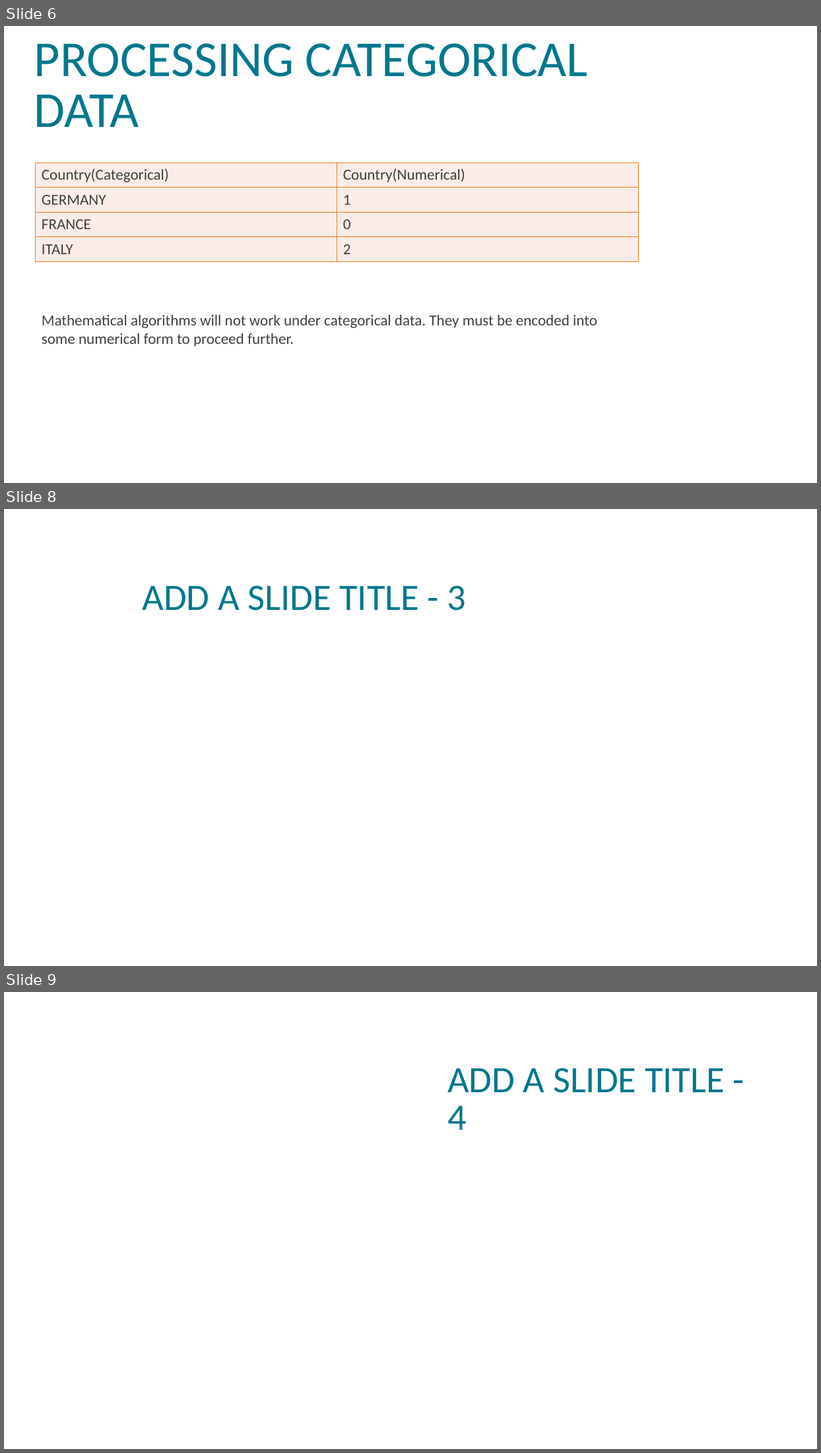
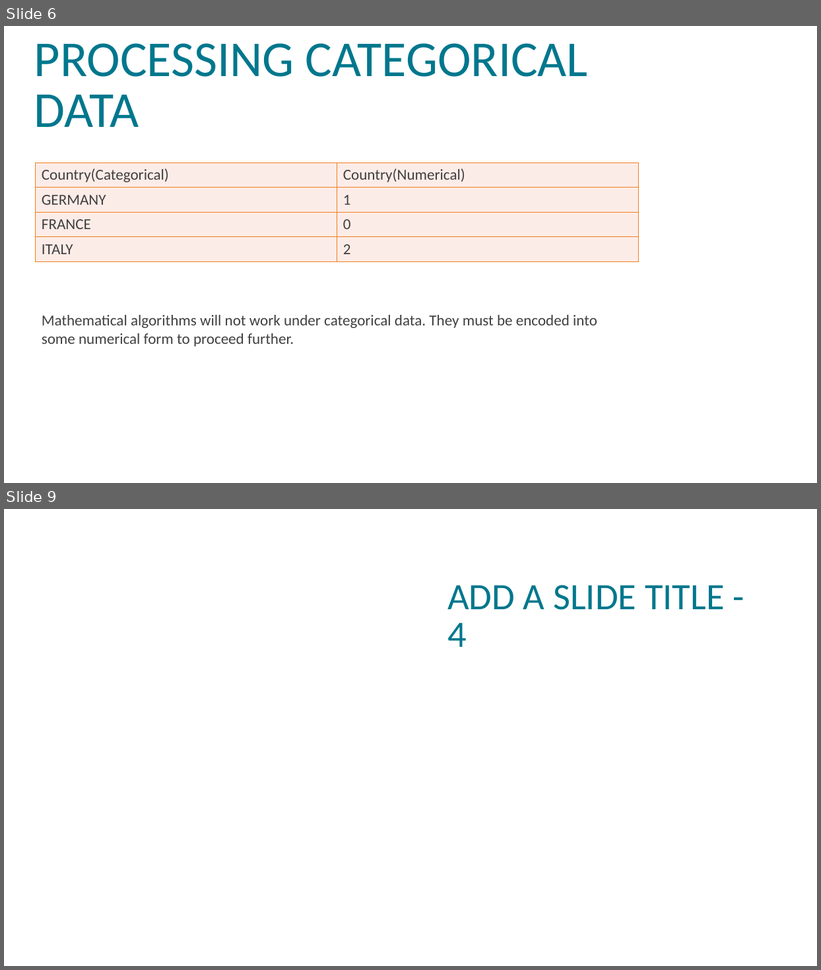
Before and after one commit to VISWESWARAN1998/machine-learning, a slide deck: Machine Learning.pptx. Shown one above the other, each under a label of ours: slides 6, 8 and 9 before the commit, slides 6 and 9 after it; the slides between them are not shown. The pictures are 821x1453 and 821x970 pixels, drawn with LibreOffice and Linux fonts; fonts in the diff are those of the drawing; background and template pictures are left out. Boxes give left, top, right and bottom in pixels: in the first picture for what was removed or moved away, otherwise in the second. Text is boxed around its words. In the diff, an @@ line names an element or a change of style, - is before the commit and + after.

```diff
--- a/Machine Learning.pptx
+++ b/Machine Learning.pptx
@@ slide 8 removed at (x1=4, y1=509, x2=817, y2=966), background picture (left out) @@
@@ title removed at (x1=142, y1=586, x2=467, y2=611) @@
-ADD A SLIDE TITLE - 3
```
Also in this commit, not shown: 2 slides added, 1 other slide removed.
